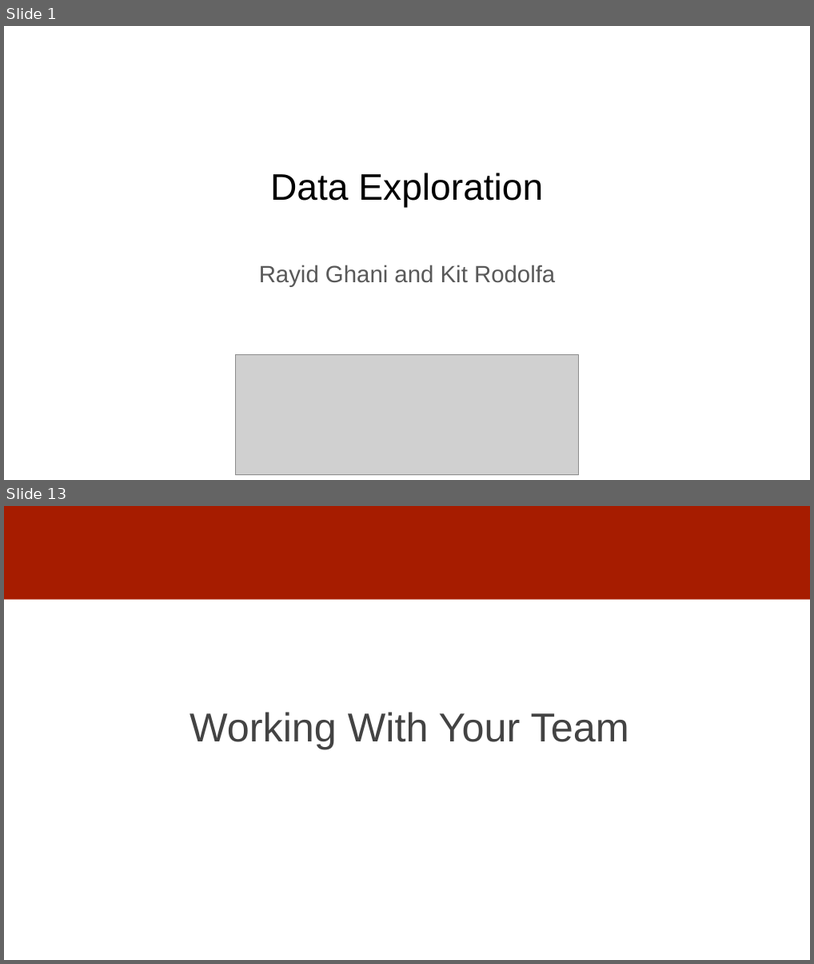
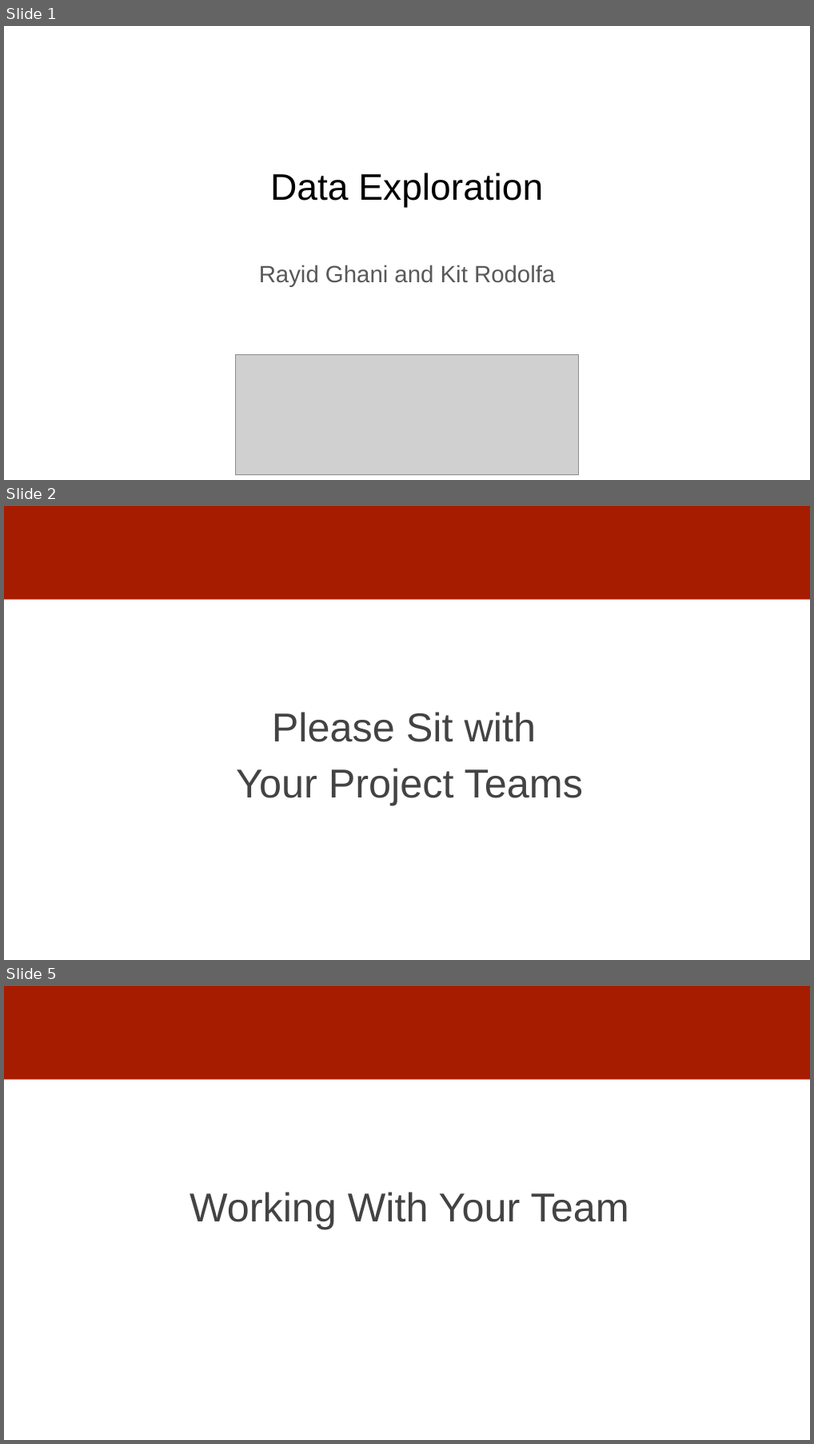
Before and after one commit to dssg/mlforpublicpolicylab, a slide deck: 03 - Data Exploration, Analytical Formulation, and Baselines/data-exploration.pptx. Shown one above the other, each under a label of ours: slides 1 and 13 before the commit, slides 1, 2 and 5 after it; the slides between them are not shown. The pictures are 814x964 and 814x1444 pixels, drawn with LibreOffice and Linux fonts; fonts in the diff are those of the drawing; grey boxes stand for pictures. Boxes give left, top, right and bottom in pixels: in the first picture for what was removed or moved away, otherwise in the second. Text is boxed around its words. In the diff, an @@ line names an element or a change of style, - is before the commit and + after.

```diff
--- a/03 - Data Exploration, Analytical Formulation, and Baselines/data-exploration.pptx
+++ b/03 - Data Exploration, Analytical Formulation, and Baselines/data-exploration.pptx
@@ slide 2 added at <box>4,506,810,960</box>, background #FFFFFF; not listed: 1 template element that a slide beside it also shows @@
@@ text added at <box>236,712,583,805</box>, 48 pt, text #434343 @@
+Please Sit with
+Your Project Teams
@@ what was slide 13 is now slide 5 @@
```
Also in this commit, not shown: 5 slides changed, 4 other slides added.
